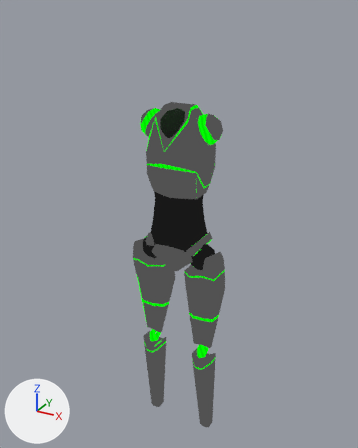
What one commit did to the Blender file assets/robot.blend.
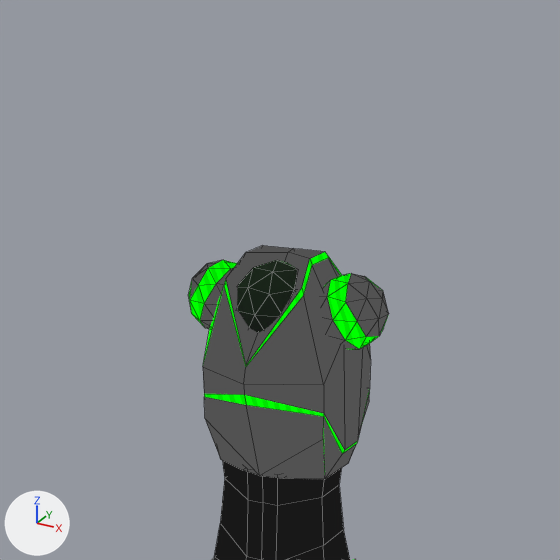
Each version appears first whole from a 50 mm camera at (1.016, -1.873, 2.092) aimed at (-0.024, 0.019, 1.146), and next in a close-up on the part from 17% to 82% of the width and 0% to 52% of the height. The axes (+X, +Y, +Z) are drawn at lower left. The lights are the same throughout. The last two pictures show the newer version. The close-ups show mesh edges as thin lines.

Names of what the first close-up shows: 'abdomen', 'chest', 'pilotball'.
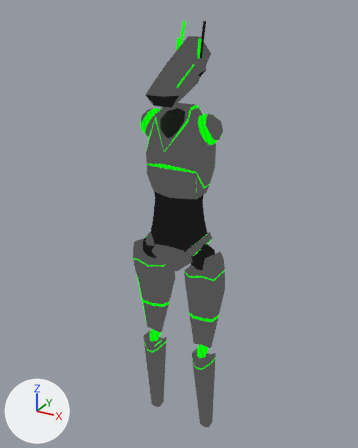
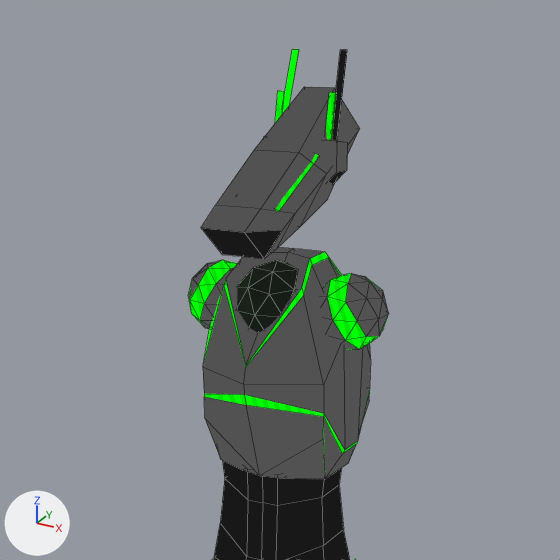
What differs and where, as boxes [x1, y1, x2, y2] in the close-ups (560 x 560 px):
```json
{"object": "Cube", "change": "added", "after": [201, 49, 360, 259], "faces in mat_material_001": [201, 87, 360, 258], "faces in mat_material": [201, 49, 347, 259], "faces in mat_glow": [275, 91, 336, 212]}
```

Edits to the scene script, one JSON object a line:
```json
{"block": "mat_material_001", "where": "n1 = _N.new('ShaderNodeValToRGB'); n1.name = 'Color Ramp'"}
{"op": "remove", "block": "mat_material_001", "code": "n1.color_ramp.elements[0].position = 0.0; n1.color_ramp.elements[0].color = (0.608, 0.608, 0.608, 1.0)"}
{"op": "add", "block": "mat_material_001", "code": "n1.color_ramp.elements[0].position = 0.0; n1.color_ramp.elements[0].color = (0.579, 0.579, 0.579, 1.0)"}
{"block": "mat_material_001", "where": "n2 = _N.new('ShaderNodeTexVoronoi'); n2.name = 'Voronoi Texture'"}
{"op": "set", "path": "n2.inputs[8].default_value", "old": "0.0", "new": "0.243", "note": "'Randomness'"}
{"block": "mat_material", "where": "n1 = _N.new('ShaderNodeValToRGB'); n1.name = 'Color Ramp'"}
{"op": "remove", "block": "mat_material", "code": "n1.color_ramp.elements[0].position = 0.0; n1.color_ramp.elements[0].color = (0.792, 0.792, 0.792, 1.0)"}
{"op": "add", "block": "mat_material", "code": "n1.color_ramp.elements[0].position = 0.0; n1.color_ramp.elements[0].color = (0.38, 0.38, 0.38, 1.0)"}
{"block": "mat_material", "where": "n11 = _N.new('ShaderNodeTexWave'); n11.name = 'Wave Texture'"}
{"op": "set", "path": "n11.inputs[1].default_value", "old": "49.8", "new": "48.9", "note": "'Scale'"}
{"op": "set", "path": "n11.inputs[2].default_value", "old": "6.8", "new": "3.3", "note": "'Distortion'"}
{"op": "add", "block": "mat_material", "code": "n11.inputs[3].default_value = 1.0  # 'Detail'"}
{"op": "add", "block": "me_cube_005", "code": ["me_cube_005 = bpy.data.meshes.new('Cube.005')", "me_cube_005.from_pydata(...)  # 88 vertices, 69 faces; spans x -0.072..0.071, y -0.222..0.16, z -0.102..0.208", "# faces by material slot: [33, 19, 17]", "me_cube_005.materials.append(mat_material_001)", "me_cube_005.materials.append(mat_glow)", "me_cube_005.materials.append(mat_material)"]}
{"op": "add", "block": "ob_cube", "code": ["ob_cube = bpy.data.objects.new('Cube', me_cube_005)", "ob_cube.location = (0.0, 0.0, 1.829)"]}
```
